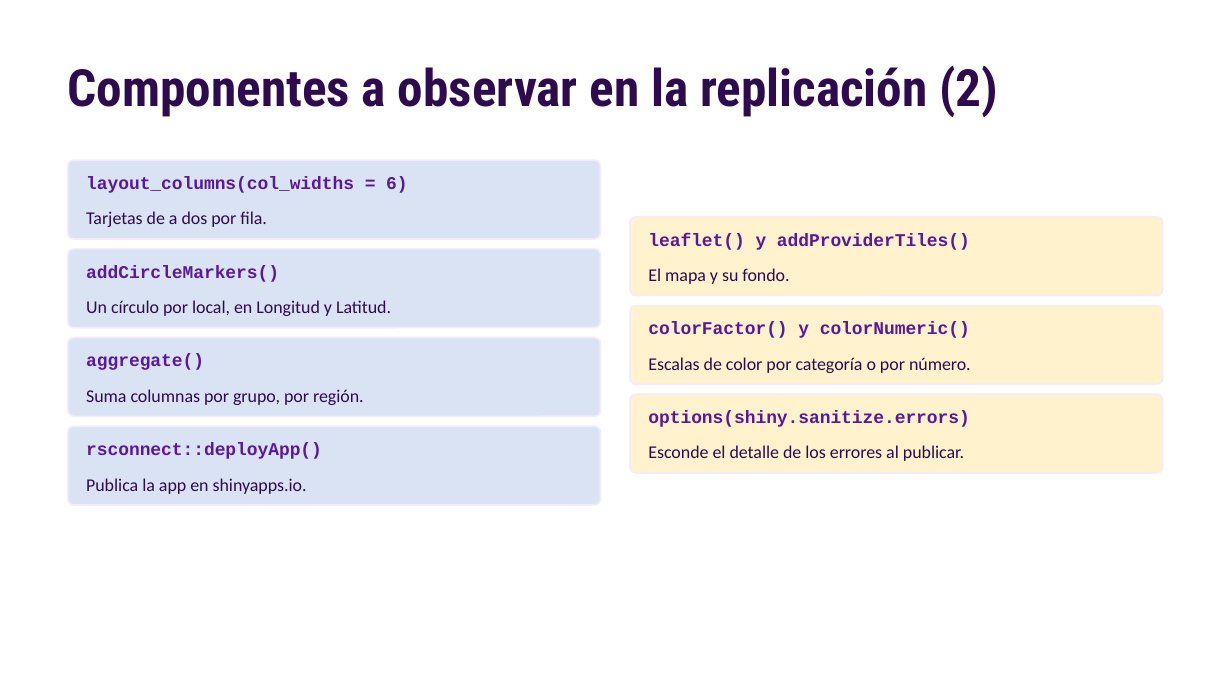
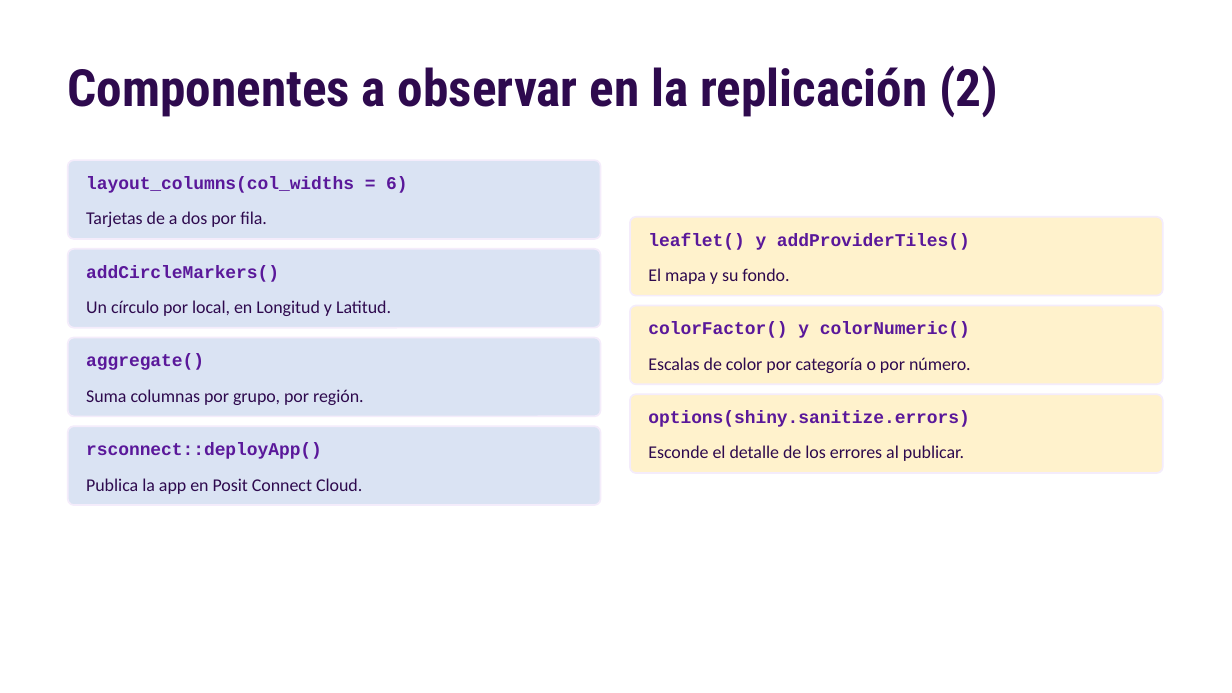
Before and after one commit to nahura99/visualizacion_datos_shiny, a slide deck: slide 12 of clase7/clase7.pptx. Drawn at 1232x693 pixels with LibreOffice and Linux fonts; fonts in the diff are those of the drawing. Boxes give left, top, right and bottom in pixels: in the first picture for what was removed or moved away, otherwise in the second. Text is boxed around its words. In the diff, an @@ line names an element or a change of style, - is before the commit and + after.

Commit message:
Sumar GitHub como desafío opcional y publicar en Posit Connect Cloud
- Clase 1 explica cómo trabajar en un proyecto de RStudio y suma dos láminas
  y una sección de primeros_pasos.R con GitHub como desafío opcional.
- Clase 7 publica en Posit Connect Cloud con rsconnect en lugar de
  shinyapps.io (deploy.R y láminas).
- Clase Extra y README actualizados a Posit Connect Cloud.

```diff
--- a/clase7/clase7.pptx
+++ b/clase7/clase7.pptx
@@ text at (x1=86, y1=478, x2=362, y2=494): text changed @@
-Publica la app en shinyapps.io.
+Publica la app en Posit Connect Cloud.
```
Also in this commit, not shown: 3 other slides changed, 5 other files.
